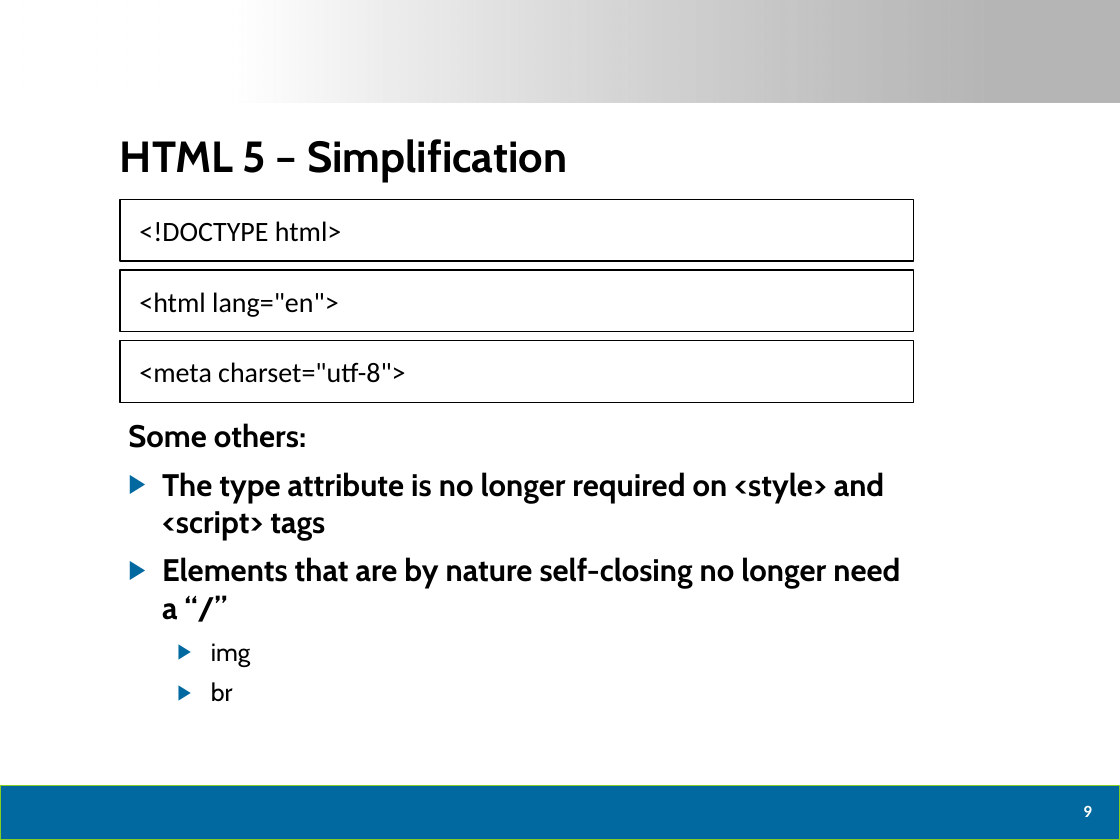
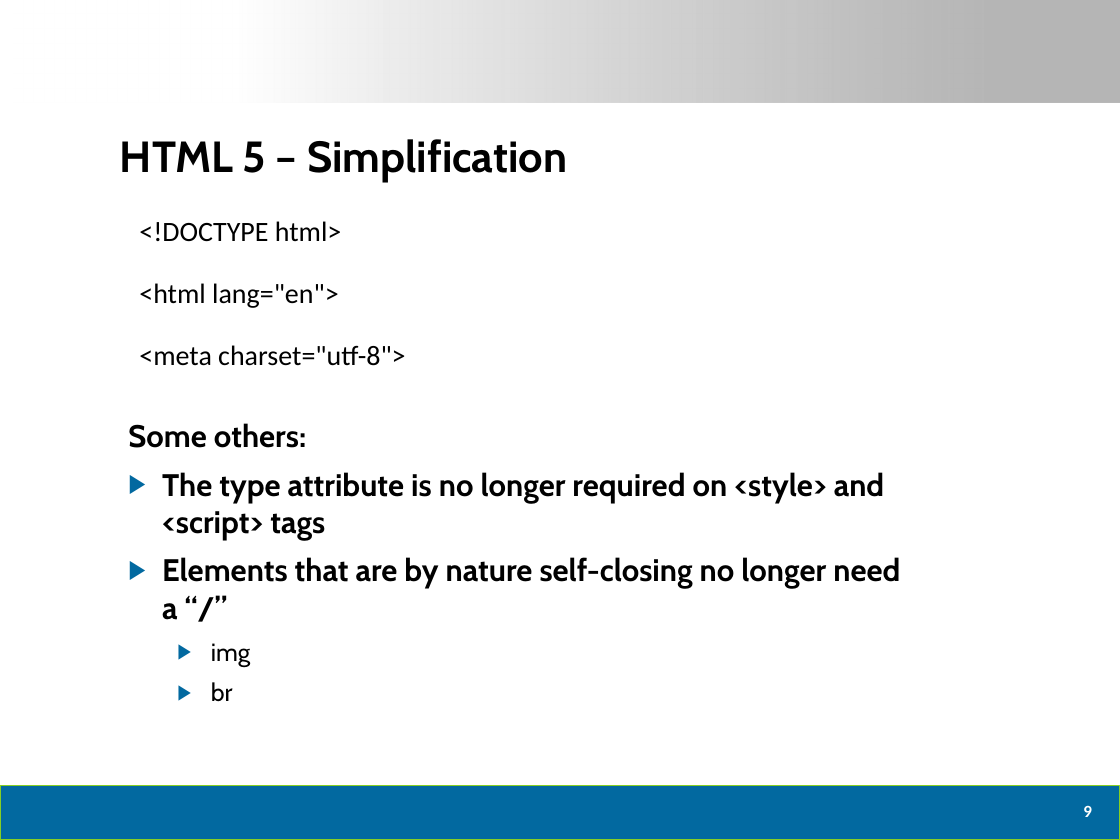
Before and after one commit to dtomyn/HTML5Demo1, a slide deck: slide 10 of Docs/2012 - Live360 Event Review (NEWER).pptx. Drawn at 1120x840 pixels with LibreOffice and Linux fonts; fonts in the diff are those of the drawing; background and template pictures are left out. Boxes give left, top, right and bottom in pixels: in the first picture for what was removed or moved away, otherwise in the second. Text is boxed around its words. In the diff, an @@ line names an element or a change of style, - is before the commit and + after.

```diff
--- a/Docs/2012 - Live360 Event Review (NEWER).pptx
+++ b/Docs/2012 - Live360 Event Review (NEWER).pptx
@@ text "<!DOCTYPE html>": place and size @@
-text "<!DOCTYPE html>" at [120, 199, 914, 261]
+text "<!DOCTYPE html>" at [139, 221, 342, 242]
@@ text "<html lang="en">": place and size @@
-text "<html lang="en">" at [120, 270, 914, 332]
+text "<html lang="en">" at [139, 283, 339, 308]
@@ outline #000000 1 pt to none in 3 elements at [139, 221, 342, 242], [139, 283, 339, 308], [139, 345, 405, 366] @@
@@ text "<meta charset="utf-8">": place and size @@
-text "<meta charset="utf-8">" at [120, 340, 914, 402]
+text "<meta charset="utf-8">" at [139, 345, 405, 366]
```
Also in this commit, not shown: 1 other slide changed, 1 other file.
